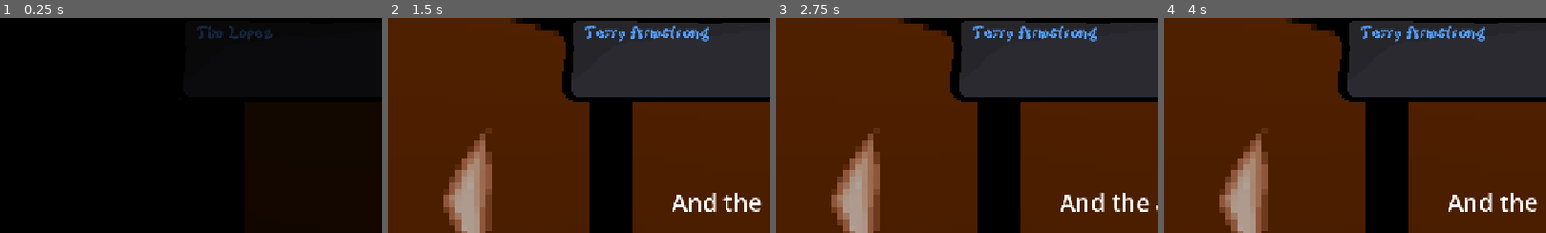
Above: before the commit, frames 1-4 (left to right).
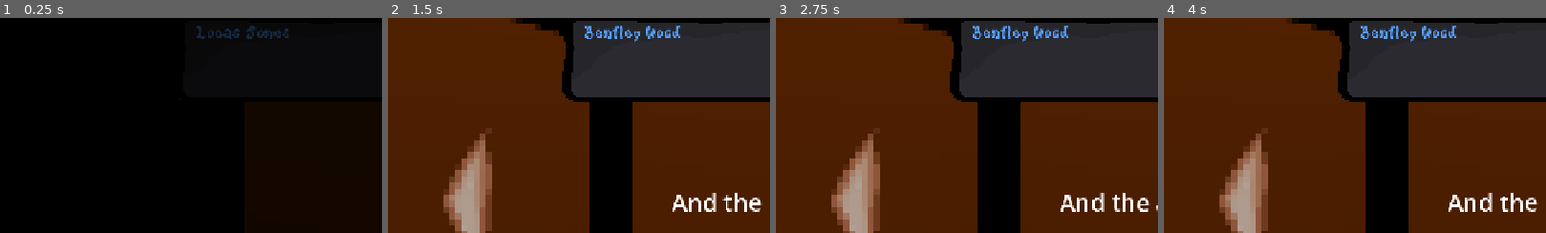
Above: after the commit, the same moments.

Repository: Caz080/AfterFall
Game: Godot game, scene res://Assets/Scenes/game.tscn
Two runs of this game, one before a commit and one after it. Both use one fixed random seed, a clock stepped at 60 frames per second and the inputs below.
Inputs (mouse positions are % of the whole screen's width and height, from its top left):
- Up to frame 1 (0.25 s): no input
- Up to frame 2 (1.5 s): tap Enter (ui_accept) at 0.5, 0.77 s; hold Right (move_right) 0.53-1.25 s; hold Space (push_to_talk) 0.53-1.25 s; click (90, 84) at 1.25 s
- Up to frame 3 (2.75 s): click (90, 50) at 2 s
- Up to frame 4 (4 s): click (10, 50) at 2.75 s; hold Left (move_left) from 3.53 s (still down); tap Space (push_to_talk) at 3.6 s; tap Enter (ui_accept) at 3.77 s
The pictures show only the part of the screen within x 0-50%, y 7-57%; the shares and areas given below are measured in that part.

The runs differ from the first frame. In frame 1, 0.6% of the frame differs, in the area x 51-76%, y 3-10%; in frame 2, 1.3%, in the area x 51-84%, y 3-12%; in frame 3, 1.3%; in frame 4, 1.3%.

Commit message:
Update Global.gd
added more names

Diff:
--- a/projectreal/Assets/Scripts/Global.gd
+++ b/projectreal/Assets/Scripts/Global.gd
@@ -1,4 +1,111 @@
 extends Node
 
-var firstNames = ["John", "Terry", "Tim", "Joseph", "Sebastin"]
-var lastNames = ["Lopez", "Rodriguez", "Armstrong", "White"]
+var firstNames = [
+	"Liam", "Noah", "Oliver", "Elijah", "James",
+	"William", "Benjamin", "Lucas", "Henry", "Theodore",
+	"Jack", "Levi", "Alexander", "Jackson", "Mateo",
+	"Daniel", "Michael", "Mason", "Sebastian", "Ethan",
+	"Logan", "Owen", "Samuel", "Jacob", "Asher",
+	"Aiden", "John", "Joseph", "David", "Wyatt",
+	"Matthew", "Luke", "Julian", "Gabriel", "Carter",
+	"Isaac", "Grayson", "Jayden", "Dylan", "Thomas",
+	"Charles", "Christopher", "Jaxon", "Maverick", "Josiah",
+	"Isaiah", "Andrew", "Elias", "Joshua", "Nathan",
+	"Caleb", "Ryan", "Adrian", "Miles", "Eli",
+	"Nolan", "Christian", "Aaron", "Cameron", "Ezekiel",
+	"Colton", "Luca", "Landon", "Hunter", "Jonathan",
+	"Connor", "Santiago", "Jeremiah", "Ezra", "Angel",
+	"Roman", "Easton", "Robert", "Greyson", "Jordan",
+	"Axel", "Ian", "Cooper", "Xavier", "Adam",
+	"Jace", "Carson", "Dominic", "Leonardo", "Nicholas",
+	"Everett", "Brooks", "Micah", "Wesley", "Kai",
+	"Theo", "Silas", "Bennett", "Weston", "Declan",
+	"Emmett", "Beau", "Parker", "Austin", "Chase",
+	"Jason", "Blake", "Cole", "Damian", "Zachary",
+	"Vincent", "Tyler", "Brandon", "Kevin", "Justin",
+	"Brayden", "Bentley", "Ryker", "Axel", "Ashton",
+	"Max", "Maxwell", "Kingston", "Jasper", "Sawyer",
+	"Leon", "Felix", "August", "Archer", "Ryder",
+	"Edward", "George", "Patrick", "Peter", "Paul",
+	"Mark", "Steven", "Stephen", "Timothy", "Jeffrey",
+	"Richard", "Donald", "Kenneth", "Ronald", "Gary",
+	"Eric", "Brian", "Gregory", "Douglas", "Frank",
+	"Raymond", "Dennis", "Jerry", "Walter", "Arthur",
+	"Lawrence", "Roger", "Keith", "Terry", "Sean",
+	"Christian", "Derek", "Trevor", "Shawn", "Bradley",
+	"Jeremy", "Marcus", "Andre", "Victor", "Oscar",
+	"Martin", "Simon", "Felipe", "Rafael", "Diego",
+	"Emmanuel", "Javier", "Alejandro", "Carlos", "Miguel",
+	"Antonio", "Francisco", "Fernando", "Eduardo", "Ricardo",
+	"Roberto", "Manuel", "Pablo", "Jorge", "Luis",
+	"Pedro", "Andres", "Esteban", "Hugo", "Ivan",
+	"Nikolai", "Dmitri", "Viktor", "Anton", "Mikhail",
+	"Artem", "Sergei", "Alexei", "Boris", "Yuri",
+	"Kenji", "Hiroshi", "Haruto", "Ren", "Takumi",
+	"Akira", "Satoshi", "Riku", "Daiki", "Kaito",
+	"Minjun", "Jiho", "Seojun", "Hyun", "Joon",
+	"Amir", "Omar", "Khalil", "Yusuf", "Ibrahim",
+	"Zayn", "Tariq", "Hassan", "Karim", "Samir",
+	"Malik", "Rohan", "Arjun", "Dev", "Kiran",
+	"Vikram", "Raj", "Aarav", "Aditya", "Ishaan",
+	"Finn", "Callum", "Ronan", "Lachlan", "Declan",
+	"Alistair", "Graham", "Harrison", "Spencer", "Tristan",
+	"Preston", "Grant", "Brody", "Tucker", "Holden",
+	"Phoenix", "Orion", "Atlas", "Knox", "Zane"
+]
+
+var lastNames = [
+	"Smith", "Johnson", "Williams", "Brown", "Jones",
+	"Garcia", "Miller", "Davis", "Rodriguez", "Martinez",
+	"Hernandez", "Lopez", "Gonzalez", "Wilson", "Anderson",
+	"Thomas", "Taylor", "Moore", "Jackson", "Martin",
+	"Lee", "Perez", "Thompson", "White", "Harris",
+	"Sanchez", "Clark", "Ramirez", "Lewis", "Robinson",
+	"Walker", "Young", "Allen", "King", "Wright",
+	"Scott", "Torres", "Nguyen", "Hill", "Flores",
+	"Green", "Adams", "Nelson", "Baker", "Hall",
+	"Rivera", "Campbell", "Mitchell", "Carter", "Roberts",
+	"Gomez", "Phillips", "Evans", "Turner", "Diaz",
+	"Parker", "Cruz", "Edwards", "Collins", "Reyes",
+	"Stewart", "Morris", "Morales", "Murphy", "Cook",
+	"Rogers", "Gutierrez", "Ortiz", "Morgan", "Cooper",
+	"Peterson", "Bailey", "Reed", "Kelly", "Howard",
+	"Ramos", "Kim", "Cox", "Ward", "Richardson",
+	"Watson", "Brooks", "Chavez", "Wood", "James",
+	"Bennett", "Gray", "Mendoza", "Ruiz", "Hughes",
+	"Price", "Alvarez", "Castillo", "Sanders", "Patel",
+	"Myers", "Long", "Ross", "Foster", "Jimenez",
+	"Powell", "Jenkins", "Perry", "Russell", "Sullivan",
+	"Bell", "Coleman", "Butler", "Henderson", "Barnes",
+	"Gonzales", "Fisher", "Vasquez", "Simmons", "Bryant",
+	"Alexander", "Russell", "Griffin", "Diaz", "Hayes",
+	"Ford", "Hamilton", "Graham", "Wallace", "Woods",
+	"Cole", "West", "Jordan", "Owens", "Reynolds",
+	"Ferguson", "Ellis", "Harrison", "Gibson", "McDonald",
+	"Cruz", "Marshall", "Ortiz", "Gomez", "Murray",
+	"Freeman", "Wells", "Webb", "Simpson", "Stevens",
+	"Tucker", "Porter", "Hunter", "Hicks", "Crawford",
+	"Henry", "Boyd", "Mason", "Moreno", "Kennedy",
+	"Warren", "Dixon", "Ramos", "Burns", "Gordon",
+	"Shaw", "Holmes", "Rice", "Robertson", "Hunt",
+	"Black", "Daniels", "Palmer", "Mills", "Nichols",
+	"Grant", "Knight", "Ferguson", "Rose", "Stone",
+	"Hawkins", "Dunn", "Perkins", "Hudson", "Spencer",
+	"Gardner", "Stephens", "Payne", "Pierce", "Berry",
+	"Matthews", "Arnold", "Wagner", "Willis", "Ray",
+	"Watkins", "Olson", "Carroll", "Duncan", "Snyder",
+	"Hart", "Cunningham", "Bradley", "Lane", "Andrews",
+	"Ruiz", "Harper", "Fox", "Riley", "Armstrong",
+	"Carpenter", "Weaver", "Greene", "Lawrence", "Elliott",
+	"Chavez", "Sims", "Austin", "Peters", "Kelley",
+	"Franklin", "Lawson", "Fields", "Gutierrez", "Ryan",
+	"Schmidt", "Carr", "Vasquez", "Castro", "Wheeler",
+	"Chapman", "Oliver", "Montgomery", "Richards", "Williamson",
+	"Johnston", "Banks", "Meyer", "Bishop", "McCoy",
+	"Howell", "Alvarado", "Morrison", "Hansen", "Fernandez",
+	"Garza", "Harvey", "Little", "Burton", "Stanley",
+	"Nguyen", "Tran", "Pham", "Patel", "Shah",
+	"Singh", "Kumar", "Sharma", "Mehta", "Kapoor",
+	"Yamamoto", "Tanaka", "Watanabe", "Suzuki", "Takahashi",
+	"Petrov", "Ivanov", "Smirnov", "Volkov", "Popov"
+]
